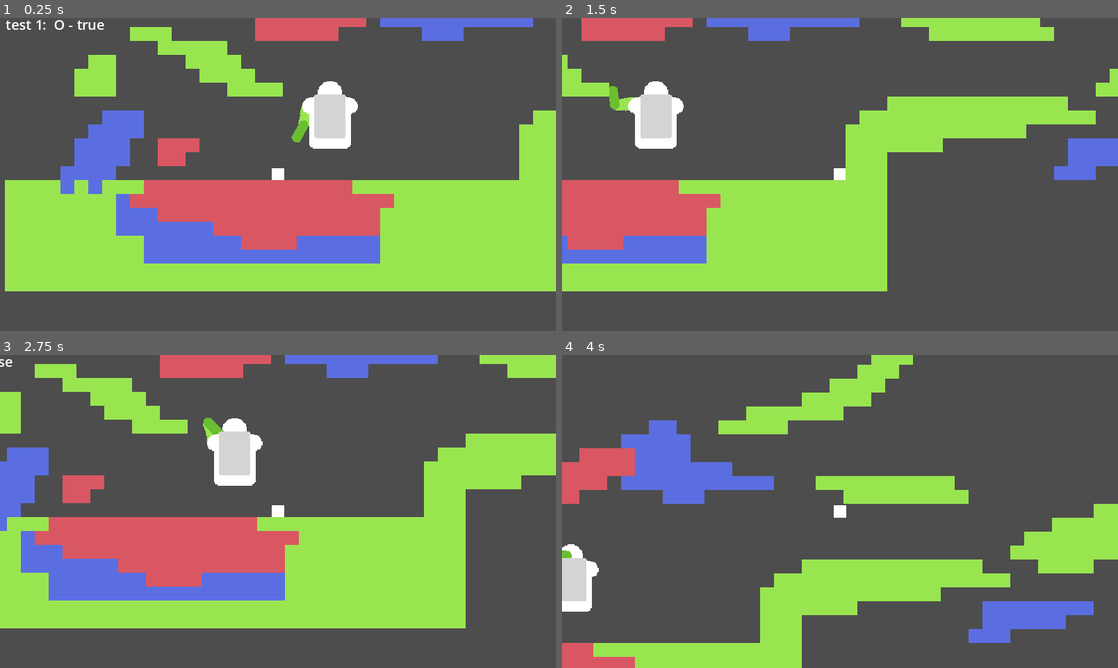
Above: before the commit, frames 1-4 (two rows, left to right).
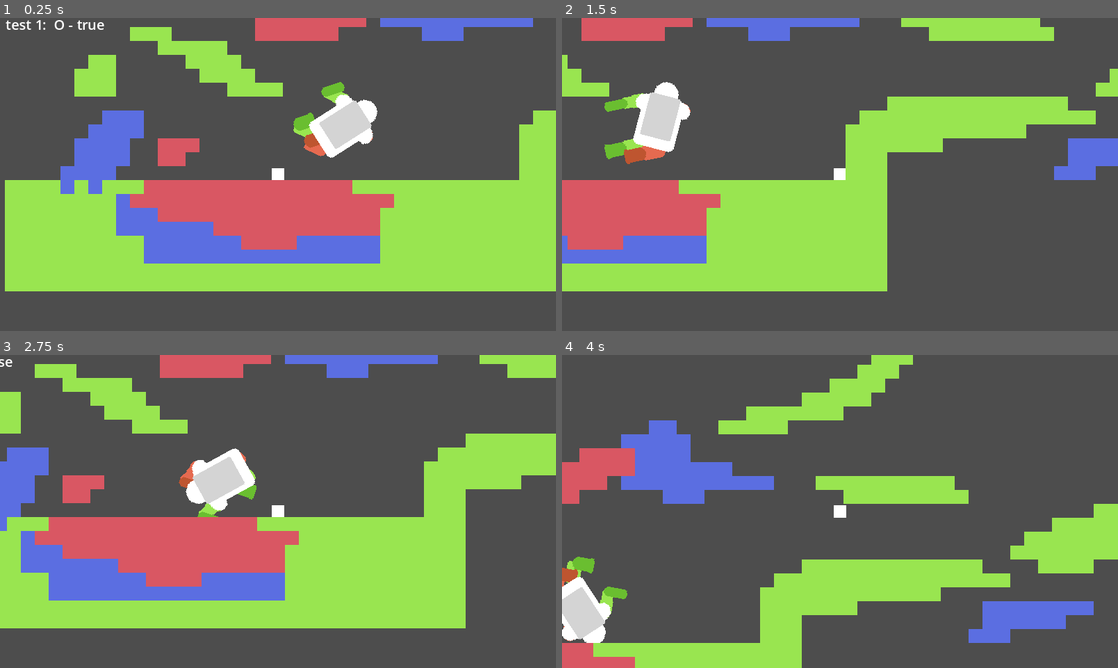
Above: after the commit, the same moments.

Repository: ADON15c/GGJ-2024
Game: Godot game, scene res://Scenes/Game/Game.tscn
The game is run twice, just before and just after one commit, with the same random seed, the same clock (stepped at 60 frames per second) and the same inputs.
Inputs:
- Up to frame 1 (0.25 s): no input
- Up to frame 2 (1.5 s): tap Enter (ui_accept) at 0.5, 0.77 s; hold Right (ui_right) from 0.53 s (still down); tap Z at 0.6, 1.35 s
- Up to frame 3 (2.75 s): tap Enter (ui_accept) at 1.52 s; release Right (ui_right) at 2.03 s; hold Left (ui_left) from 2.03 s (still down); tap Z at 2.1 s
- Up to frame 4 (4 s): release Left (ui_left) at 2.78 s; hold Right (ui_right) from 2.78 s (still down); tap Z at 2.85, 3.6 s; tap Enter (ui_accept) at 3.02, 3.77 s

The runs differ from the first frame. In frame 1, 1.9% of the frame differs, in the area x 52-68%, y 20-45%; in frame 2, 1.3%; in frame 3, 2.6%, in the area x 32-48%, y 20-52%; in frame 4, 2.0%.

Commit message:
armage

Diff:
--- a/Scenes/Astronaut/Astronaut.gd
+++ b/Scenes/Astronaut/Astronaut.gd
@@ -1,26 +1,30 @@
 extends Node2D
 
 @onready var left_arm : Sprite2D = $"Body/Left Arm"
-@onready var left_lower_arm : Sprite2D = $"Body/Left Arm/Left Lower Arm"
+@onready var left_lower_arm : Sprite2D = $"Body/Left Arm/Lower"
 @onready var right_arm : Sprite2D = $"Body/Right Arm"
-#@onready var right_lower_arm : Polygon2D = $"Body/Right Arm/Right Lower Arm"
+@onready var right_lower_arm : Sprite2D = $"Body/Right Arm/Lower"
 
-#@onready var left_leg : Polygon2D = $"Body/Left Leg"
-#@onready var left_calf : Polygon2D = $"Body/Left Leg/Left Calf"
-#@onready var right_leg : Polygon2D = $"Body/Right Leg"
-#@onready var right_calf : Polygon2D = $"Body/Right Leg/Right Calf"
+@onready var left_leg : Sprite2D = $"Body/Left Leg"
+@onready var left_calf : Sprite2D = $"Body/Left Leg/Lower"
+@onready var right_leg : Sprite2D = $"Body/Right Leg"
+@onready var right_calf : Sprite2D = $"Body/Right Leg/Lower"
 
-#@onready var arms : Array[Polygon2D] = [left_arm, right_arm]
-#@onready var lower_arms : Array[Polygon2D] = [left_lower_arm, right_lower_arm]
-#@onready var legs : Array[Polygon2D] = [left_leg, right_leg]
-#@onready var calves : Array[Polygon2D] = [left_calf, right_calf]
-@onready var limbs : Array[Sprite2D] = [left_arm]
-@onready var lower_limbs : Array[Sprite2D] = [left_lower_arm]
+@onready var arms : Array[Sprite2D] = [left_arm, right_arm]
+@onready var lower_arms : Array[Sprite2D] = [left_lower_arm, right_lower_arm]
+@onready var legs : Array[Sprite2D] = [left_leg, right_leg]
+@onready var calves : Array[Sprite2D] = [left_calf, right_calf]
+@onready var limbs : Array[Sprite2D] = [left_arm, right_arm, left_leg, right_leg]
+@onready var lower_limbs : Array[Sprite2D] = [left_lower_arm, right_lower_arm, left_calf, right_calf]
 
+var step = 0.0;
 
 func _process(delta):
+	step += delta * 0.5;
 	for limb : Sprite2D in limbs:
-		limb.transform = limb.transform.rotated_local(delta)
+		limb.transform = limb.transform.rotated_local(sin(step));
 	for lower_limb : Sprite2D in lower_limbs:
-		lower_limb.transform = lower_limb.transform.rotated_local(delta)
+		lower_limb.transform = lower_limb.transform.rotated_local(cos(step));
+		#lower_limb.transform = lower_limb.transform.rotated_local(delta)
+	transform = transform.rotated_local(tan(step))
 	pass
--- a/Scenes/Astronaut/Astronaut.tscn
+++ b/Scenes/Astronaut/Astronaut.tscn
@@ -19,6 +19,30 @@
 [sub_resource type="AtlasTexture" id="AtlasTexture_482tb"]
 atlas = ExtResource("3_lnqvk")
 region = Rect2(113, 0, 11, 27)
+
+[sub_resource type="AtlasTexture" id="AtlasTexture_s0opx"]
+atlas = ExtResource("3_lnqvk")
+region = Rect2(124, 0, 17, 33)
+
+[sub_resource type="AtlasTexture" id="AtlasTexture_xb2o1"]
+atlas = ExtResource("3_lnqvk")
+region = Rect2(141, 0, 11, 27)
+
+[sub_resource type="AtlasTexture" id="AtlasTexture_wlvkj"]
+atlas = ExtResource("3_lnqvk")
+region = Rect2(28, 0, 17, 26)
+
+[sub_resource type="AtlasTexture" id="AtlasTexture_15l4f"]
+atlas = ExtResource("3_lnqvk")
+region = Rect2(45, 0, 17, 26)
+
+[sub_resource type="AtlasTexture" id="AtlasTexture_p0l1b"]
+atlas = ExtResource("3_lnqvk")
+region = Rect2(62, 0, 17, 26)
+
+[sub_resource type="AtlasTexture" id="AtlasTexture_dlx6n"]
+atlas = ExtResource("3_lnqvk")
+region = Rect2(79, 0, 17, 26)
 
 [node name="Astronaut" type="Node2D"]
 script = ExtResource("1_ophbu")
@@ -82,7 +106,9 @@
 
 [node name="FullBody" type="Sprite2D" parent="."]
 visible = false
+modulate = Color(1, 1, 1, 0.301961)
 texture = ExtResource("2_1hdqr")
+metadata/_edit_lock_ = true
 
 [node name="Body" type="Sprite2D" parent="."]
 position = Vector2(0, -15)
@@ -94,12 +120,49 @@
 texture = SubResource("AtlasTexture_pj6b7")
 
 [node name="Left Arm" type="Sprite2D" parent="Body"]
-z_index = -1
+z_index = -3
 position = Vector2(-23, -19)
 texture = SubResource("AtlasTexture_jlwl7")
 offset = Vector2(-0.5, 8.5)
 
-[node name="Left Lower Arm" type="Sprite2D" parent="Body/Left Arm"]
+[node name="Lower" type="Sprite2D" parent="Body/Left Arm"]
+z_index = 1
 position = Vector2(-1.5, 24)
 texture = SubResource("AtlasTexture_482tb")
 offset = Vector2(0, 8.5)
+
+[node name="Right Arm" type="Sprite2D" parent="Body"]
+z_index = -3
+position = Vector2(24, -19)
+texture = SubResource("AtlasTexture_s0opx")
+offset = Vector2(-0.5, 8.5)
+
+[node name="Lower" type="Sprite2D" parent="Body/Right Arm"]
+z_index = 1
+position = Vector2(0.5, 24)
+texture = SubResource("AtlasTexture_xb2o1")
+offset = Vector2(0, 8.5)
+
+[node name="Left Leg" type="Sprite2D" parent="Body"]
+z_index = -3
+position = Vector2(-11.5, 30)
+texture = SubResource("AtlasTexture_wlvkj")
+offset = Vector2(0, 10)
+
+[node name="Lower" type="Sprite2D" parent="Body/Left Leg"]
+z_index = 1
+position = Vector2(0, 22)
+texture = SubResource("AtlasTexture_15l4f")
+offset = Vector2(0, 10)
+
+[node name="Right Leg" type="Sprite2D" parent="Body"]
+z_index = -3
+position = Vector2(11.5, 30)
+texture = SubResource("AtlasTexture_p0l1b")
+offset = Vector2(0, 10)
+
+[node name="Lower" type="Sprite2D" parent="Body/Right Leg"]
+z_index = 1
+position = Vector2(0, 22)
+texture = SubResource("AtlasTexture_dlx6n")
+offset = Vector2(0, 10)
Not shown: 1 places in Scenes/Astronaut/Astronaut.tscn that only renumber resources
